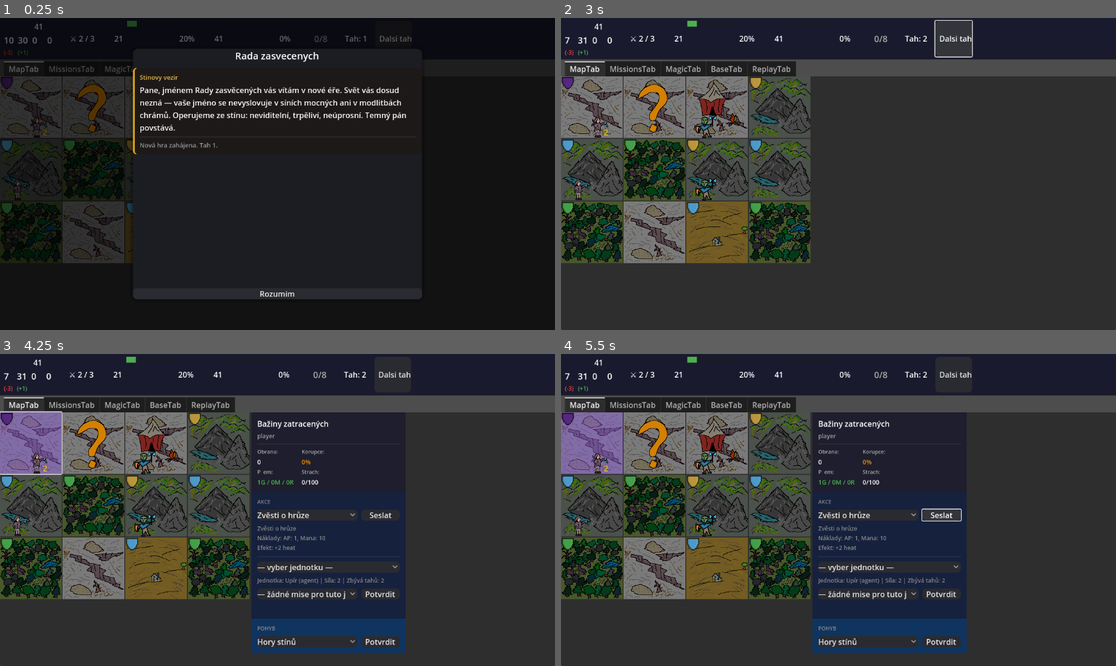
Above: before the commit, frames 1-4 (two rows, left to right).
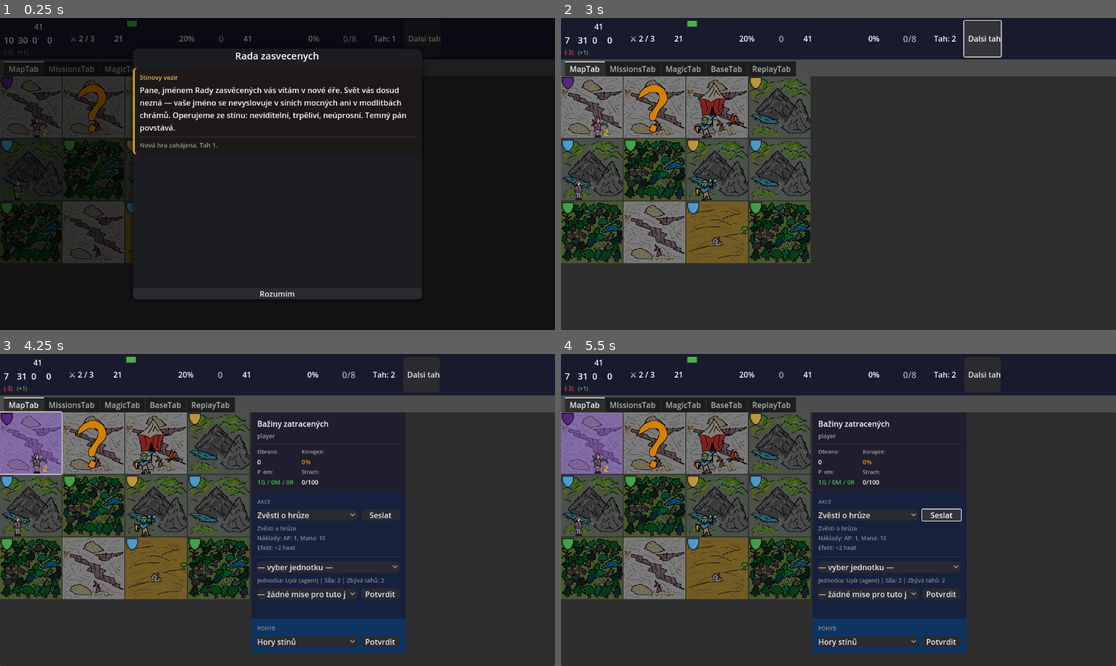
Above: after the commit, the same moments.

Repository: HannibalCZ/dark-lord
Game: Godot game, scene res://scenes/Main.tscn
Same seed, same stepped clock (60 frames per second), same inputs: the game is played once before the commit and once after it.
Inputs (mouse positions are in pixels of both pictures, inside the frame that each line leads up to):
- Up to frame 1 (0.25 s): no input
- Up to frame 2 (3 s): click "Dalsi tah" at 0.5 s; click (594, 108) at 1.27 s; click "Rozumim" at 2 s; click "Dalsi tah" at 2.75 s
- Up to frame 3 (4.25 s): click (33, 444) at 3.52 s
- Up to frame 4 (5.5 s): click "Zvěsti o hrůze" at 4.25 s; click "Seslat" at 5 s

The runs differ from the first frame. In frame 1, 0.2% of the frame differs, in the area x 38-80%, y 5-8%; in frame 2, 1.5%, in the area x 38-80%, y 0-13%; in frame 3, 0.3%; in frame 4, 0.3%.

Commit message:
feat(ui+org): infamy v TopBar + ritual_empowerment generuje +1 infamy/tah
InfamySection (ikona ☠) přidána do TopBar za HeatSection s barevným
kódováním (šedá→oranžová→červená→fialová). Kult doktrína ritual_empowerment
nahrazuje dark_action_empowered za standardní infamy klíč — pipeline
OrgManager → EffectsSystem._apply_faction() → faction.resources["infamy"]
funguje bez dalších změn.

Co-Authored-By: Claude Sonnet 4.6 <noreply@anthropic.com>

Diff:
--- a/scenes/ui/TopBar.tscn
+++ b/scenes/ui/TopBar.tscn
@@ -124,6 +124,23 @@
 [node name="VSeparator3" type="VSeparator" parent="HBoxContainer"]
 layout_mode = 2
 
+[node name="InfamySection" type="HBoxContainer" parent="HBoxContainer"]
+layout_mode = 2
+theme_override_constants/separation = 8
+
+[node name="InfamyIcon" type="Label" parent="HBoxContainer/InfamySection"]
+layout_mode = 2
+theme_override_font_sizes/font_size = 16
+text = "\u2620"
+
+[node name="InfamyValue" type="Label" parent="HBoxContainer/InfamySection"]
+layout_mode = 2
+theme_override_font_sizes/font_size = 18
+text = "0"
+
+[node name="VSeparator6" type="VSeparator" parent="HBoxContainer"]
+layout_mode = 2
+
 [node name="AwarenessSection" type="HBoxContainer" parent="HBoxContainer"]
 layout_mode = 2
 theme_override_constants/separation = 8
--- a/scripts/Balance.gd
+++ b/scripts/Balance.gd
@@ -662,7 +662,7 @@
 			},
 			"ritual_empowerment": {
 				"display_name": "Rituální posílení",
-				"effects": { "mana": 2, "dark_action_empowered": true }
+				"effects": { "mana": 2, "infamy": 1 }
 			}
 		}
 	}
--- a/scripts/core/EffectsSystem.gd
+++ b/scripts/core/EffectsSystem.gd
@@ -95,9 +95,8 @@
 	# při výpočtu šance úspěchu mise.
 	# EffectsSystem ho dostane pouze pokud org aplikuje end-of-turn efekty — tam se ignoruje.
 
-	# TODO: org passive effect — DarkActionsManager bude cist z OrgManager zda je region empowered
-	if e.has("dark_action_empowered"):
-		push_warning("EffectsSystem: dark_action_empowered not yet implemented")
+	# dark_action_empowered — nahrazeno doktrínou "ritual_empowerment"
+	# která generuje +1 infamy/tah přes standardní "infamy" klíč v EffectsSystem
 
 
 func _apply_region(e: Dictionary, region: Region, source_faction_id: String, gs: GameStateSingleton, logs: Array[Dictionary]) -> void:
--- a/scripts/ui/TopBar.gd
+++ b/scripts/ui/TopBar.gd
@@ -10,6 +10,7 @@
 @onready var heat_value      : Label         = $HBoxContainer/HeatSection/HeatValue
 @onready var awareness_bar   : ProgressBar   = $HBoxContainer/AwarenessSection/AwarenessBar
 @onready var awareness_value : Label         = $HBoxContainer/AwarenessSection/AwarenessValue
+@onready var infamy_value    : Label         = $HBoxContainer/InfamySection/InfamyValue
 @onready var control_value   : Label         = $HBoxContainer/ControlSection/ControlValue
 @onready var turn_label      : Label         = $HBoxContainer/TurnLabel
 @onready var next_turn_btn   : Button        = $HBoxContainer/NextTurnButton
@@ -43,6 +44,7 @@
 	]
 
 	_update_heat_bar(GameState.heat)
+	_update_infamy(int(faction.resources.get("infamy", 0)))
 	_update_awareness_bar(GameState.awareness)
 	_update_control_count()
 	turn_label.text = "Tah: %d" % GameState.turn
@@ -91,6 +93,18 @@
 	awareness_bar.add_theme_stylebox_override("fill", style)
 
 
+func _update_infamy(value: int) -> void:
+	infamy_value.text = str(value)
+	if value >= 75:
+		infamy_value.add_theme_color_override("font_color", Color("#9c27b0"))
+	elif value >= 50:
+		infamy_value.add_theme_color_override("font_color", Color("#e94560"))
+	elif value >= 25:
+		infamy_value.add_theme_color_override("font_color", Color("#ff9800"))
+	else:
+		infamy_value.add_theme_color_override("font_color", Color("#aaaaaa"))
+
+
 func _update_control_count() -> void:
 	var controlled: int = GameState.query.regions.count_player_controlled_civilized()
 	var total: int = GameState.query.regions.count_total_civilized()
